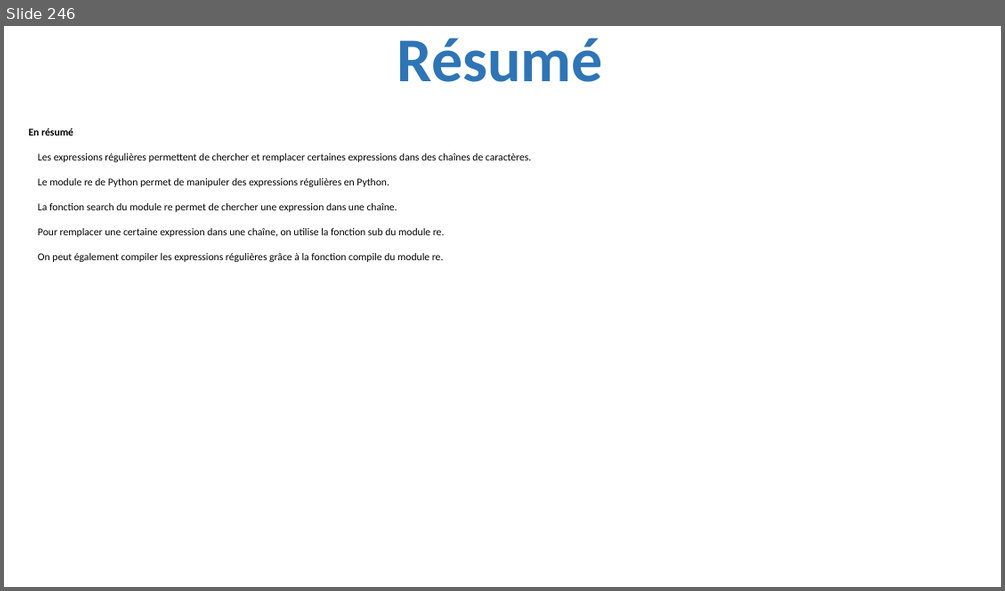
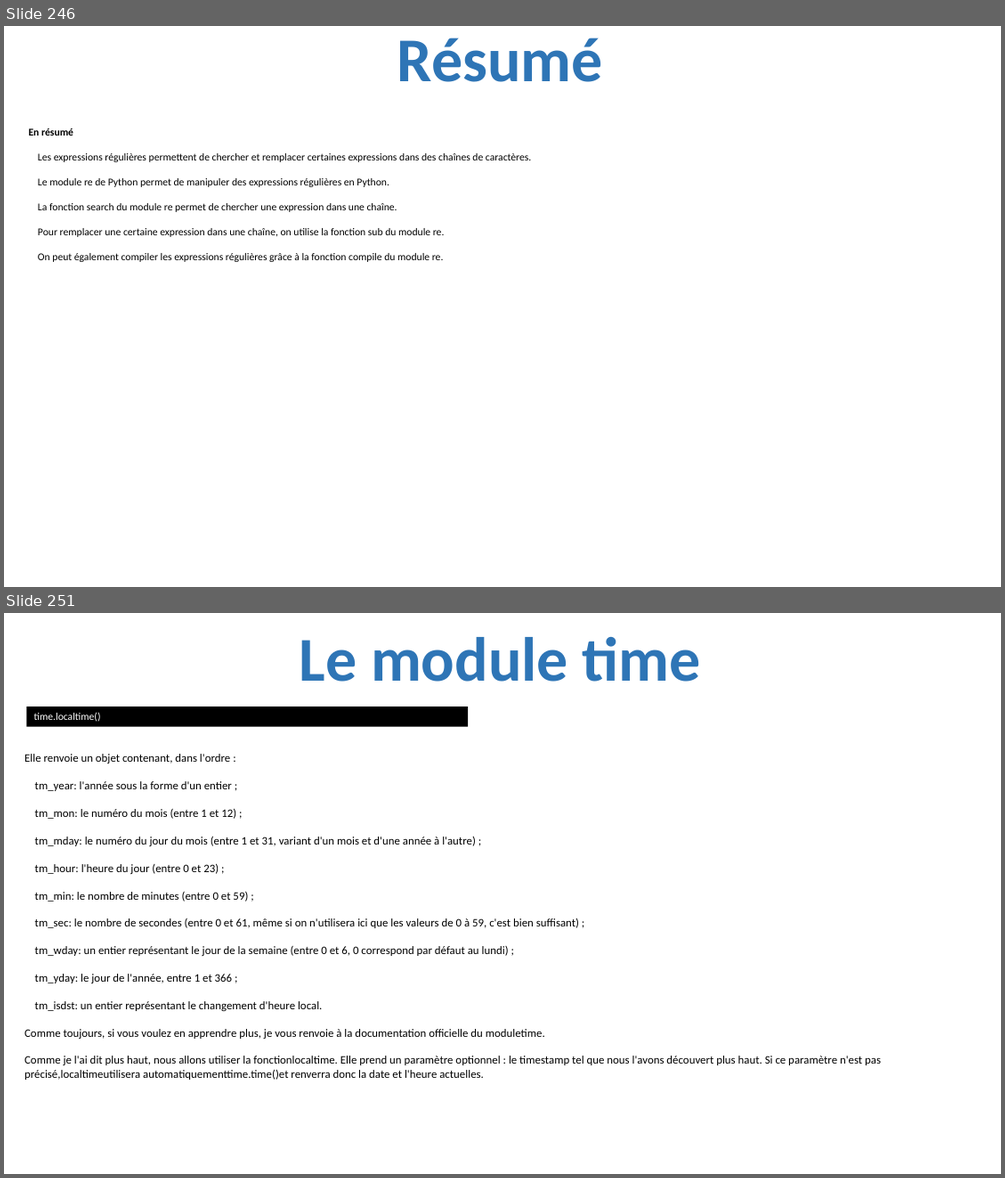
Before and after one commit to julienPalleau/PythonDoc, a slide deck: Python-resume.pptx. Shown one above the other, each under a label of ours: slide 246 before the commit, slides 246 and 251 after it; the slides between them are not shown. The pictures are 1005x591 and 1005x1178 pixels, drawn with LibreOffice and Linux fonts; fonts in the diff are those of the drawing. Boxes give left, top, right and bottom in pixels: in the first picture for what was removed or moved away, otherwise in the second. Text is boxed around its words. In the diff, an @@ line names an element or a change of style, - is before the commit and + after.

```diff
--- a/Python-resume.pptx
+++ b/Python-resume.pptx
@@ slide 251 added at bbox=[4, 613, 1001, 1174], background #FFFFFF @@
@@ title added at bbox=[299, 637, 701, 682], 60 pt, text #2E75B6, bold @@
+Le module time
@@ rectangle added at bbox=[26, 706, 468, 727], fill #000000, 10 pt, text #FFFFFF @@
+time.localtime()
@@ text added at bbox=[24, 754, 881, 1079], 11 pt, text #000000 @@
+Elle renvoie un objet contenant, dans l'ordre :
+tm_year: l'année sous la forme d'un entier ;
+tm_mon: le numéro du mois (entre 1 et 12) ;
+tm_mday: le numéro du jour du mois (entre 1 et 31, variant d'un mois et d'une année à l'autre) ;
+tm_hour: l'heure du jour (entre 0 et 23) ;
+tm_min: le nombre de minutes (entre 0 et 59) ;
+tm_sec: le nombre de secondes (entre 0 et 61, même si on n'utilisera ici que les valeurs de 0 à 59, c'est bien suffisant) ;
+tm_wday: un entier représentant le jour de la semaine (entre 0 et 6, 0 correspond par défaut au lundi) ;
+tm_yday: le jour de l'année, entre 1 et 366 ;
+tm_isdst: un entier représentant le changement d'heure local.
+Comme toujours, si vous voulez en apprendre plus, je vous renvoie à la documentation officielle du moduletime.
+Comme je l'ai dit plus haut, nous allons utiliser la fonctionlocaltime. Elle prend un paramètre optionnel : le timestamp tel que nous l'avons découvert plus haut. Si ce paramètre n'est pas précisé,localtimeutilisera automatiquementtime.time()et renverra donc la date et l'heure actuelles.
```
Also in this commit, not shown: 10 other slides added.
